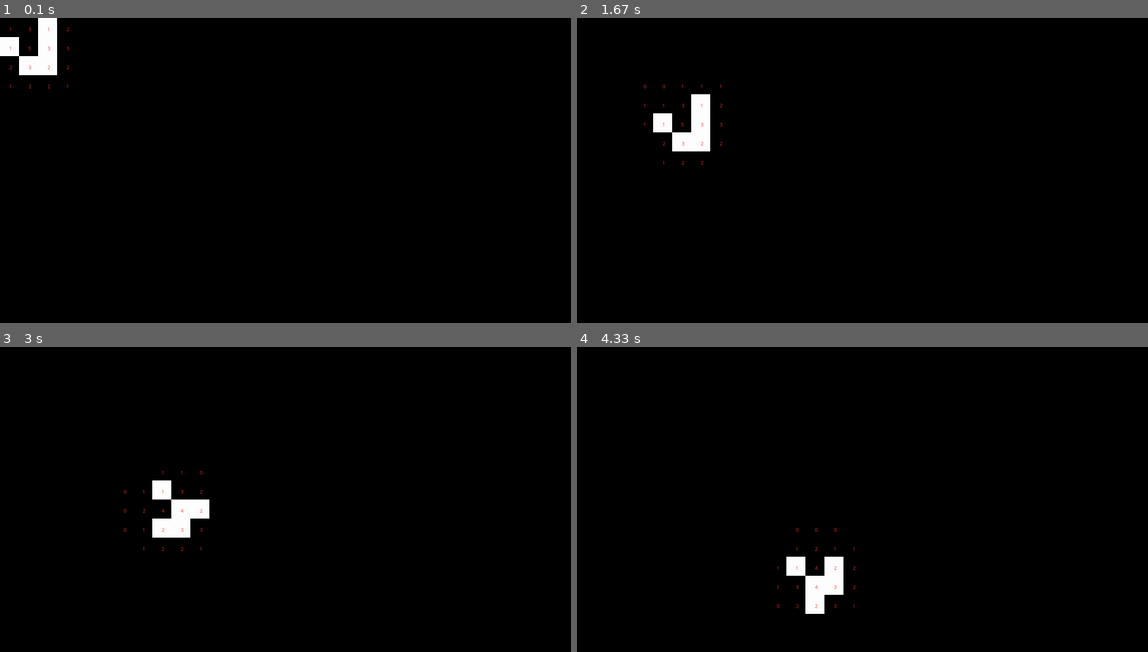
Above: before the commit, frames 1-4 (two rows, left to right).
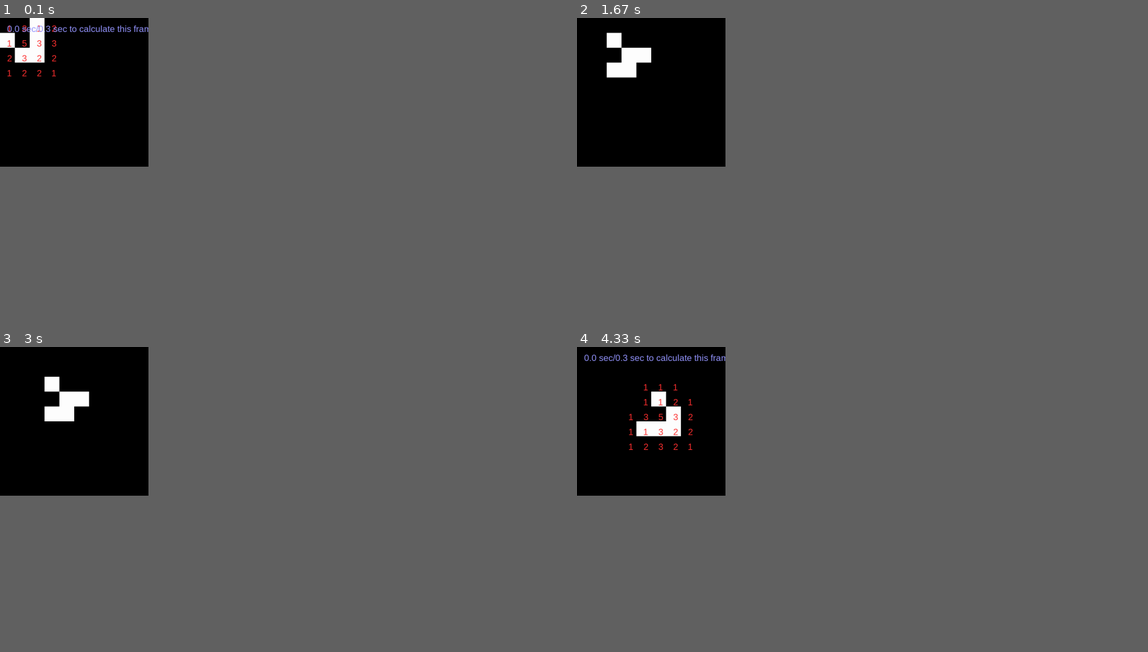
Above: after the commit, the same moments.

Repository: MyNameIsTrez/Game-of-Python
Game: pygame game, started from ver2/main.py
Two runs of this game, one before a commit and one after it. Both use one fixed random seed, a clock stepped at 60 frames per second and the inputs below.
Inputs:
- Up to frame 1 (0.1 s): no input
- Up to frame 2 (1.67 s): tap D at 0.33 s; tap F at 0.73 s
- Up to frame 3 (3 s): hold D from 2.77 s (still down)
- Up to frame 4 (4.33 s): release D at 3.58 s
The window is 900x480 before the commit and 234x234 after it. Grey fills any space a smaller window leaves; there, only what the larger window draws over its background counts as a difference.

The runs differ from the first frame. In frame 1, 1.3% of the frame differs, in the area x 0-26%, y 0-24%; in frame 2, 1.8%; in frame 3, 1.8%; in frame 4, 2.2%, in the area x 1-49%, y 2-88%.

Commit message:
Added code for handling more keypresses.

Diff:
--- a/ver2/grid.py
+++ b/ver2/grid.py
@@ -1,8 +1,5 @@
 import pygame
 
-
-# def tuple_mult(tup, val):
-# return tuple(x*val for x in tup)
 
 class Grid:
     def __init__(self, cols, rows, cell_size, font, screen):
@@ -131,11 +128,6 @@
                         self.screen, pos, str(neighbors), (255, 50, 50))
 
     def update_cells_state(self, col, row):
-        # switcher = {
-        #     2: self.cells[col][row],
-        #     3: True,
-        # }
-        # self.cells[col][row] = switcher.get(neighbors, False)
         for col in range(len(self.update_list)):
             for row in range(len(self.update_list[col])):
                 neighbors = self.cell_neighbors[col][row]
@@ -143,19 +135,6 @@
                     self.cells[col][row] = True
                 elif (neighbors != 2):
                     self.cells[col][row] = False
-
-    def draw_cell_updates(self):
-        # we have to use range(len()) to get the index
-        for col in range(len(self.update_list)):
-            for row in range(len(self.update_list[col])):
-                if (self.update_list[col][row]):
-                    pygame.draw.rect(
-                        self.screen, (255, 255, 255),  # white
-                        (col * self.cell_size,  # x
-                         row * self.cell_size,  # y
-                         self.cell_size, self.cell_size),  # width, height
-                        0  # thickness, 0 means fill it instead
-                    )
 
     def draw_cells(self):
         # we have to use range(len()) to get the index
--- a/ver2/main.py
+++ b/ver2/main.py
@@ -1,57 +1,117 @@
+"""Game of Python - Game of Life in Python
+
+You can temporarily get rid of most of the false alerts in your IDE
+by adding this in your settings.json file, inside of the curly brackets:
+
+"python.linting.pylintArgs": [
+  "--extension-pkg-whitelist=pygame",
+  "--disable=C0111"
+]
+"""
+
+import sys
+import time
+import math
+
 import pygame.freetype
 import pygame
-import sys
-import time
 
 from grid import Grid
 
 
 def setup():
+    # CUSTOM VALUES
+    fullscreen = True
+    update_interval = 0.3
+    draw_debug_info = True
+    font_type = "arial"
+    font_size = 30
+
+    cols = 10
+    rows = 10
+    cell_size = 50
+
+    # INITIALIZATION
     pygame.init()
 
-    cols = 30
-    rows = 16
-    cell_size = 64  # the width and height of the cells' img
+    info_object = pygame.display.Info()
+    screen_width, screen_height = info_object.current_w, info_object.current_h
+    size = (min(cols * cell_size, screen_width),
+            min(rows * cell_size, screen_height))
 
-    size = (cols * cell_size, rows * cell_size)
-    screen = pygame.display.set_mode(size)
-    font = pygame.freetype.SysFont("comicsansms", 17)
+    screen = pygame.display.set_mode(
+        size, pygame.FULLSCREEN if fullscreen else 0)
+    font = pygame.freetype.SysFont(font_type, font_size)
     grid = Grid(cols, rows, cell_size, font, screen)  # create the grid
     grid.create_cells(cell_size)
     grid.create_cell_neighbors(cell_size)
-    update_interval = 0.1
 
-    return screen, grid, update_interval
+    return screen, grid, update_interval, draw_debug_info, size, font
 
 
 def main():
-    screen, grid, update_interval = setup()
+    first_start_time = time.time()
+    screen, grid, update_interval, draw_debug_info, size, font = setup()
 
     grid.create_update_list()
 
-#     grid.draw_cell_updates()
     grid.draw_cells()
-    grid.draw_neighbor_count()
+
+    draw_debug(draw_debug_info, first_start_time,
+               update_interval, grid, font, screen)
 
     pygame.display.flip()
     time.sleep(update_interval)
 
-    while (True):
+    grid.create_update_list()  # necessary for the while loop
+
+    running = True
+    while (running):
+        start_time = time.time()
+
+        # check for keypresses and pressing the close button on the program
         for event in pygame.event.get():
             if (event.type == pygame.QUIT):
                 sys.exit()
+            if (event.type == pygame.KEYDOWN):
+                if (event.key == pygame.K_ESCAPE):
+                    # set running to False to exit the while loop, after which the program will quit.
+                    # this is the recommended way of quitting a program, according to the Pygame documentation.
+                    running = False
+                elif (event.key == pygame.K_f):
+                    if screen.get_flags() & pygame.FULLSCREEN:
+                        pygame.display.set_mode(size)
+                    else:
+                        pygame.display.set_mode(size, pygame.FULLSCREEN)
+                elif(event.key == pygame.K_d):
+                    draw_debug_info = not draw_debug_info
 
         screen.fill((0, 0, 0))  # make the screen black
 
-        grid.create_update_list()
+        grid_stuff(grid)
 
-        grid.update_from_update_list()
-        # grid.draw_cell_updates()
-        grid.draw_cells()
-        grid.draw_neighbor_count()
+        draw_debug(draw_debug_info, start_time,
+                   update_interval, grid, font, screen)
 
-        pygame.display.flip()  # display this frame
+        pygame.display.flip()  # draw this frame
         time.sleep(update_interval)
 
 
+def grid_stuff(grid):
+    grid.update_from_update_list()
+    grid.draw_cells()
+    grid.create_update_list()
+
+
+def draw_debug(draw_debug_info, start_time, update_interval, grid, font, screen):
+    if (draw_debug_info):
+        grid.draw_neighbor_count()
+
+        pos = (25, 25)
+        time_elapsed = (time.time() - start_time)
+
+        font.render_to(screen, pos, str(round(time_elapsed, 3)) + " sec/" +
+                       str(update_interval) + " sec to calculate this frame", (150, 150, 255))
+
+
 main()
